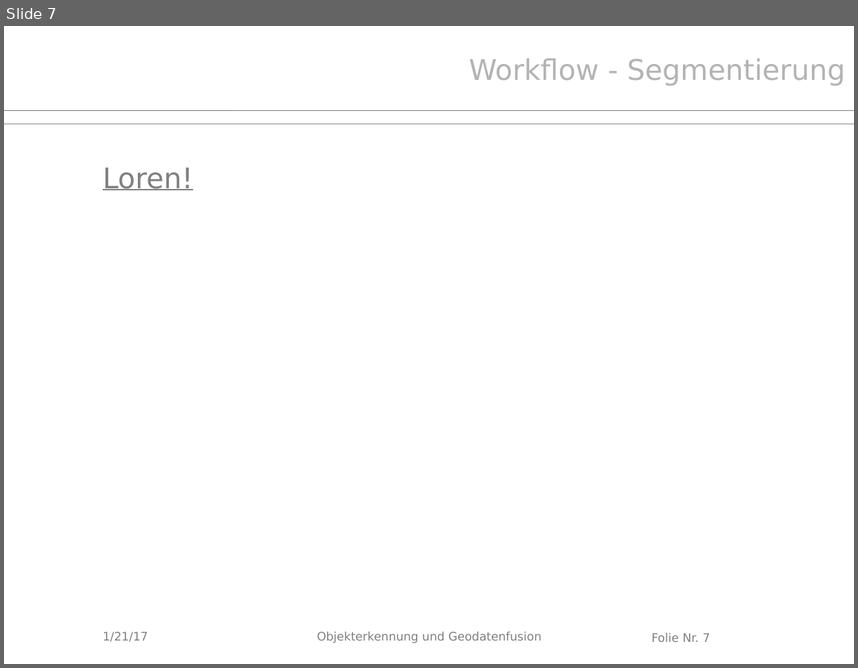
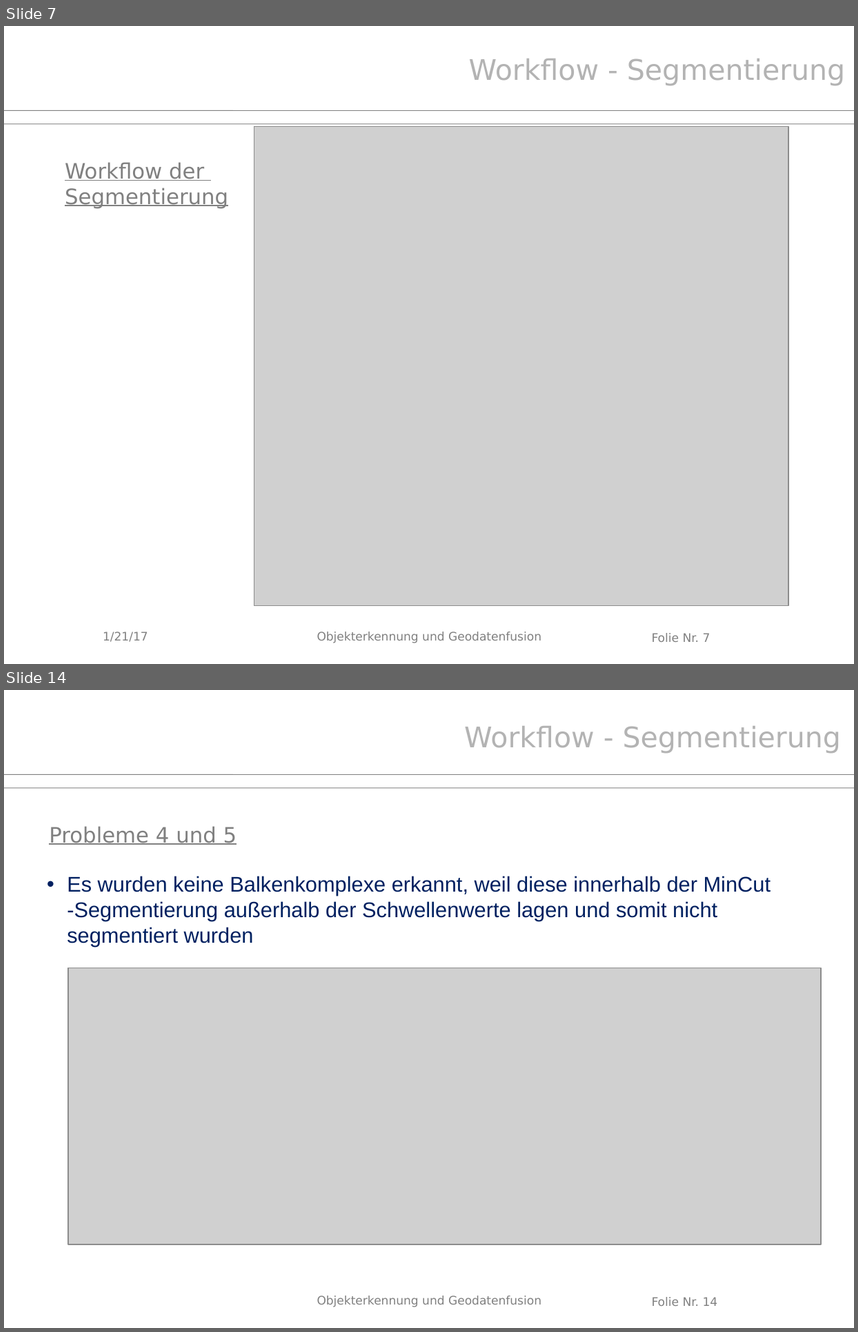
Before and after one commit to Kalmar131/PCL_Dachstuhl2016, a slide deck: Abschlusspräsentation.pptx. Shown one above the other, each under a label of ours: slide 7 before the commit, slides 7 and 14 after it; the slides between them are not shown. The pictures are 858x668 and 858x1332 pixels, drawn with LibreOffice and Linux fonts; fonts in the diff are those of the drawing; grey boxes stand for pictures; background and template pictures are left out. Boxes give left, top, right and bottom in pixels: in the first picture for what was removed or moved away, otherwise in the second. Text is boxed around its words. In the diff, an @@ line names an element or a change of style, - is before the commit and + after.

```diff
--- a/Abschlusspräsentation.pptx
+++ b/Abschlusspräsentation.pptx
@@ slide 14 added at [4, 690, 854, 1328], background #FFFFFF; not listed: 4 template elements that a slide beside it also shows @@
@@ text added at [464, 726, 841, 753], 24 pt, text #B3B3B3 @@
+Workflow - Segmentierung
@@ text added at [49, 826, 237, 845], 18 pt, text #808080, underline @@
+Probleme 4 und 5
@@ text added at [67, 876, 771, 947], 18 pt, text #002060 @@
+• Es wurden keine Balkenkomplexe erkannt, weil diese innerhalb der MinCut -Segmentierung außerhalb der Schwellenwerte lagen und somit nicht segmentiert wurden
@@ picture added at [67, 967, 821, 1243] @@
@@ slide 7 changed as well @@
@@ picture added at [254, 126, 789, 605] @@
@@ text added at [65, 162, 228, 209], 18 pt, text #808080, underline @@
+Workflow der
+Segmentierung
@@ text removed at [103, 167, 193, 190] @@
-Loren!
```
Also in this commit, not shown: 14 other slides changed, 10 other slides added, 1 slide removed.
